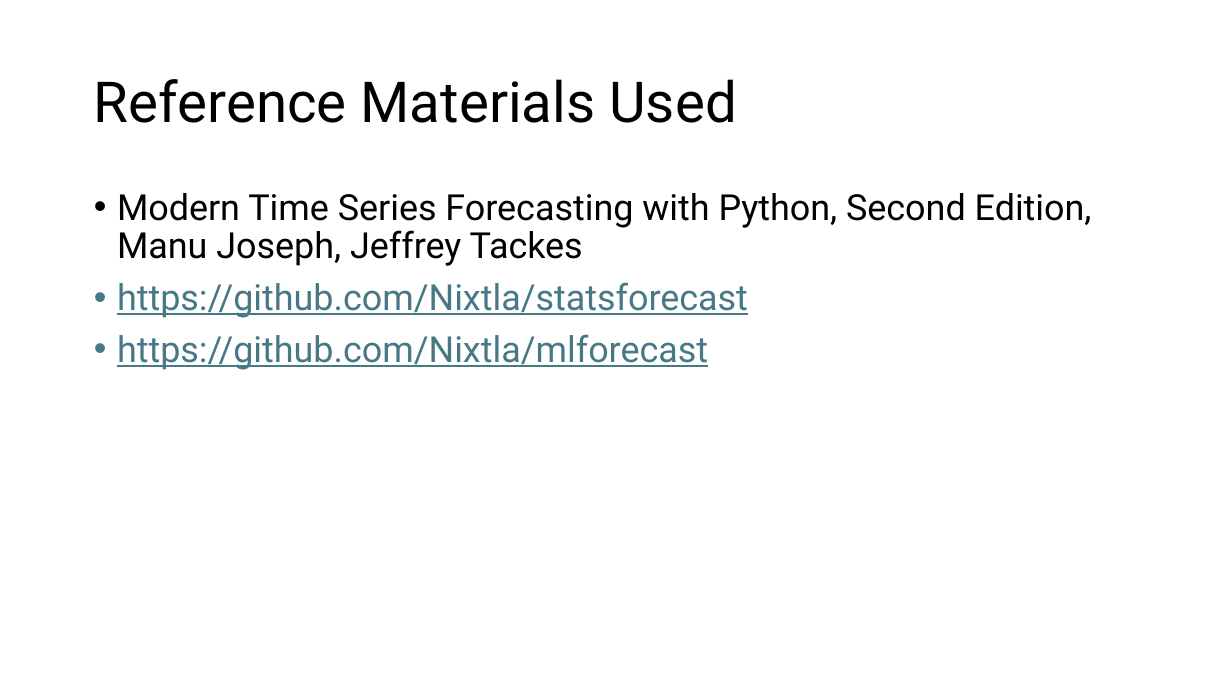
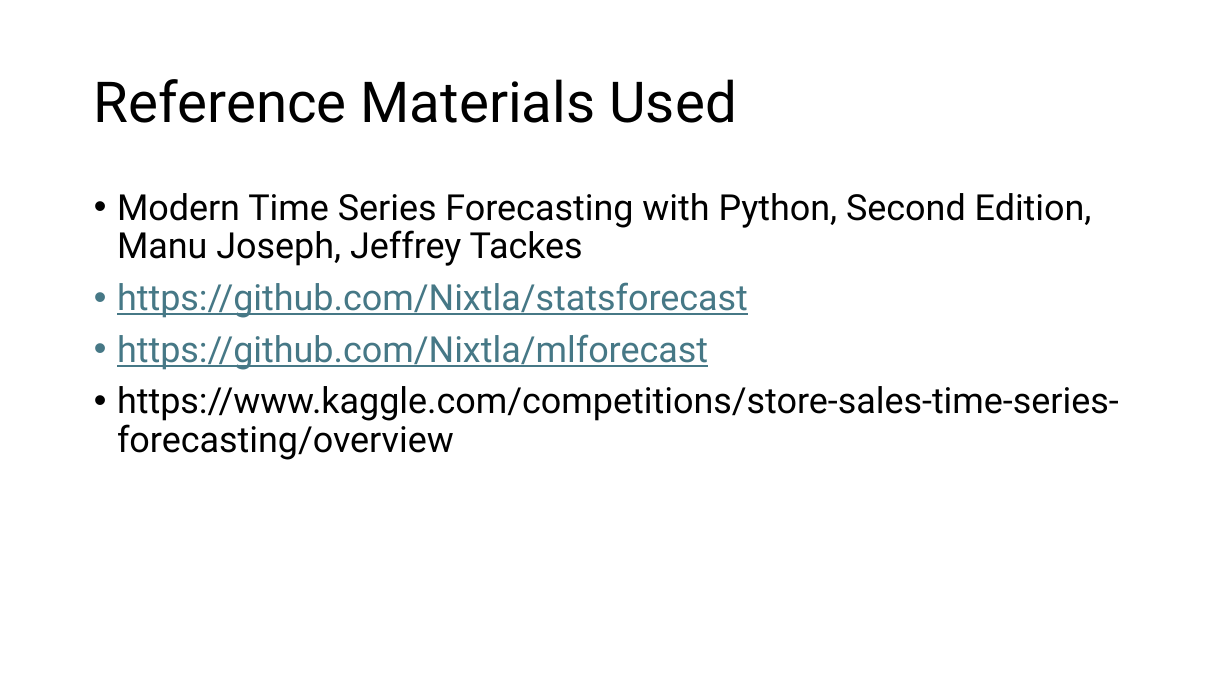
Before and after one commit to ashhadulislam/TSForecast_Kaggle_Corporacion_Favorita, a slide deck: slide 38 of TimeSeriesForecastingDemo.pptx. Drawn at 1232x693 pixels with LibreOffice and Linux fonts; fonts in the diff are those of the drawing. Boxes give left, top, right and bottom in pixels: in the first picture for what was removed or moved away, otherwise in the second. Text is boxed around its words. In the diff, an @@ line names an element or a change of style, - is before the commit and + after.

Commit message:
added slides

```diff
--- a/TimeSeriesForecastingDemo.pptx
+++ b/TimeSeriesForecastingDemo.pptx
@@ text at <box>117,386,1119,460</box>: paragraph added @@
+• https://www.kaggle.com/competitions/store-sales-time-series-forecasting/overview
```
Also in this commit, not shown: 1 other file.
